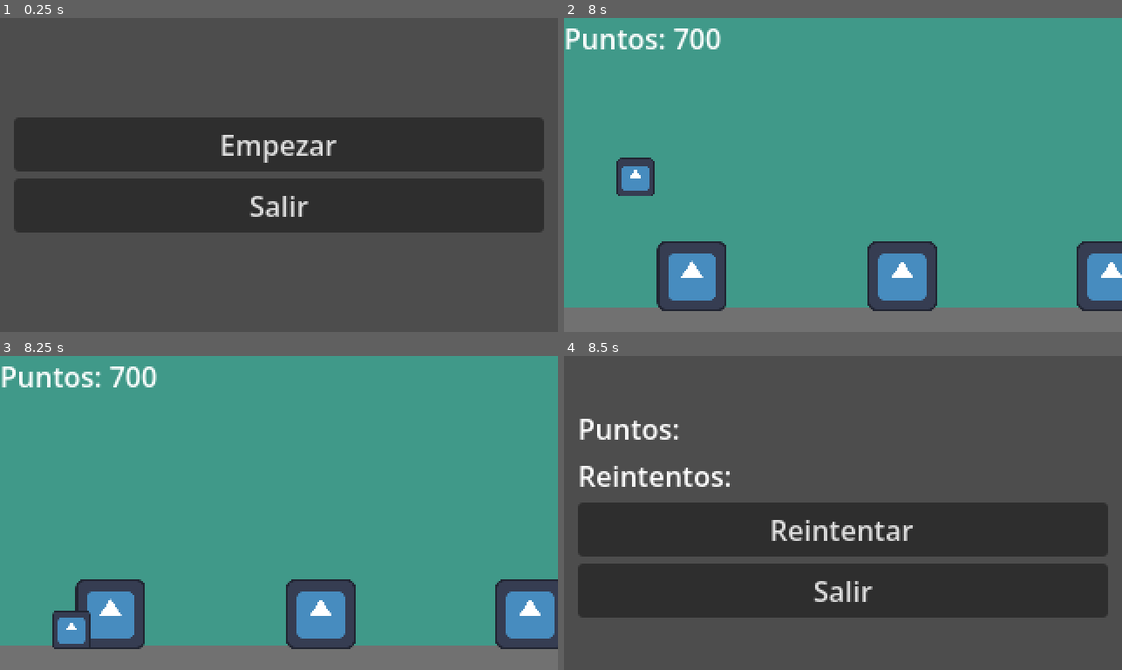
Above: before the commit, frames 1-4 (two rows, left to right).
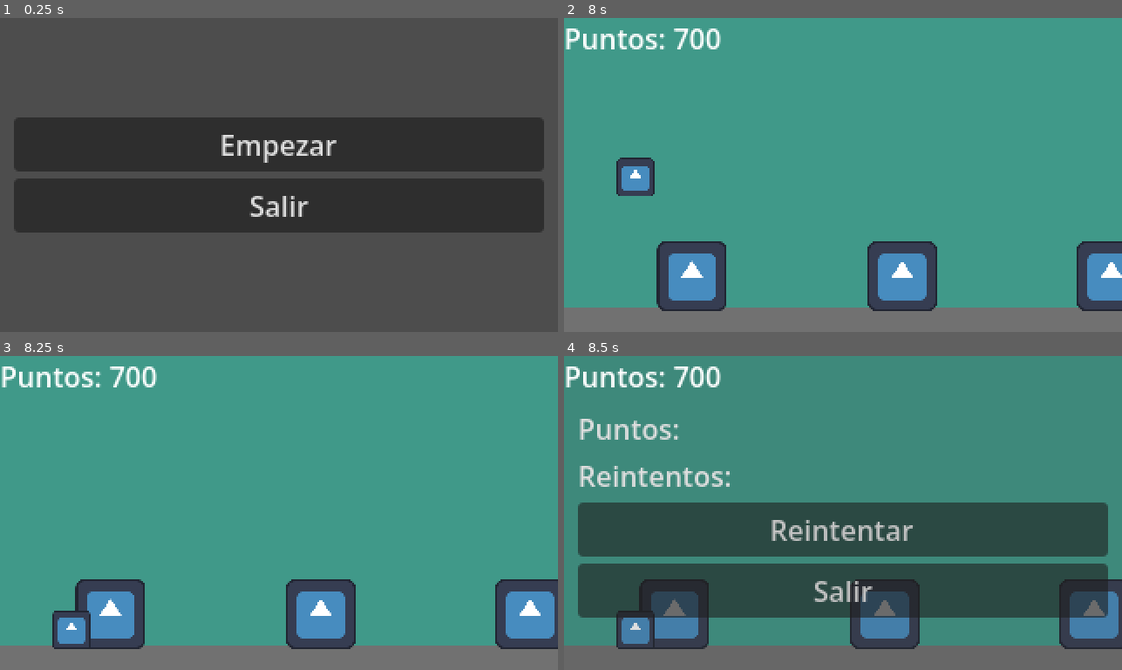
Above: after the commit, the same moments.

Repository: agusgonz/sideproject-gamejam
Game: Godot game, scene res://UI/MenuInicio.tscn
Two runs of this game, one before a commit and one after it. Both use one fixed random seed, a clock stepped at 60 frames per second and the inputs below. The engine's default icon, where the game draws it, is replaced by a stand-in: a white triangle on a blue panel in a dark square.
Inputs:
- Up to frame 1 (0.25 s): no input
- Up to frame 2 (8 s): click "Empezar" at 0.5 s; tap Enter at 1.25 s; tap Space (jump) at 1.52, 2.27, 3.77, 4.52, 5.27, 6.77, 7.52 s; hold Down (ui_down) 2.78-3.53 s; hold Down (ui_down) 5.03-5.78 s; hold Down (ui_down) from 6.53 s (still down)
- Up to frame 3 (8.25 s): release Down (ui_down) at 8.03 s
- Up to frame 4 (8.5 s): tap Space (jump) at 8.27 s

Frames 1-3 are identical in both runs. In frame 4, 95% of the frame differs, in the area x 0-100%, y 0-100%.

Commit message:
agrega gameover ui

Diff:
--- a/UI/MenuGameOver.tscn
+++ b/UI/MenuGameOver.tscn
@@ -43,4 +43,13 @@
 layout_mode = 2
 text = "Salir"
 
+[node name="ColorRect" type="ColorRect" parent="." unique_id=710395026]
+layout_mode = 1
+anchors_preset = 15
+anchor_right = 1.0
+anchor_bottom = 1.0
+grow_horizontal = 2
+grow_vertical = 2
+color = Color(0.21176471, 0.21176471, 0.21176471, 0.16470589)
+
 [connection signal="pressed" from="MarginContainer/VBoxContainer/BotonSalir" to="." method="_on_boton_salir_pressed"]
--- /dev/null
+++ b/UI/canvas_layer_ui.gd
@@ -0,0 +1,18 @@
+extends CanvasLayer
+
+@onready var menu_game_over: Control = $MenuGameOver
+
+# Called when the node enters the scene tree for the first time.
+func _ready() -> void:
+	pass # Replace with function body.
+
+
+# Called every frame. 'delta' is the elapsed time since the previous frame.
+func _process(delta: float) -> void:
+	pass
+
+func game_over() -> void:
+	menu_game_over.show()
+
+func game_restart() -> void:
+	menu_game_over.hide()
--- a/main.tscn
+++ b/main.tscn
@@ -4,6 +4,8 @@
 [ext_resource type="Script" uid="uid://bdp5vhqrwf5xd" path="res://managers/game_manager.gd" id="1_1bvp3"]
 [ext_resource type="Script" uid="uid://f1oxw8ho1ikl" path="res://managers/spawn_manager.gd" id="1_h2yge"]
 [ext_resource type="Script" uid="uid://cc8t1pymuyqbw" path="res://UI/score_label.gd" id="4_1bvp3"]
+[ext_resource type="Script" uid="uid://u7vlndwlg6w8" path="res://UI/canvas_layer_ui.gd" id="4_7mycd"]
+[ext_resource type="PackedScene" uid="uid://07qkgw2vte2n" path="res://UI/MenuGameOver.tscn" id="5_272bh"]
 
 [sub_resource type="Curve" id="Curve_1bvp3"]
 _data = [Vector2(0, 1), 0.0, 0.0, 0, 0, Vector2(1, 1), 0.0, 0.0, 0, 0]
@@ -64,15 +66,19 @@
 grow_vertical = 2
 color = Color(0.4429102, 0.44291112, 0.4429103, 1)
 
-[node name="CanvasLayer2" type="CanvasLayer" parent="." unique_id=1745616813]
+[node name="CanvasLayerUI" type="CanvasLayer" parent="." unique_id=1745616813]
+script = ExtResource("4_7mycd")
 
-[node name="ScoreLabel" type="Label" parent="CanvasLayer2" unique_id=2000804350]
+[node name="MenuGameOver" parent="CanvasLayerUI" unique_id=264812102 instance=ExtResource("5_272bh")]
+visible = false
+
+[node name="ScoreLabel" type="Label" parent="CanvasLayerUI" unique_id=2000804350]
 offset_right = 61.0
 offset_bottom = 23.0
 text = "Score: 0"
 script = ExtResource("4_1bvp3")
 
-[connection signal="score_changed" from="GameManager" to="CanvasLayer2/ScoreLabel" method="_on_game_manager_score_changed"]
+[connection signal="score_changed" from="GameManager" to="CanvasLayerUI/ScoreLabel" method="_on_game_manager_score_changed"]
 [connection signal="timeout" from="GameManager/ScoreTimer" to="GameManager" method="_on_score_timer_timeout"]
 [connection signal="timeout" from="SpawnManager/SpawnTimer" to="SpawnManager" method="_on_spawn_timer_timeout"]
 [connection signal="murio_jugador" from="Player" to="GameManager" method="_on_player_murio_jugador"]
--- a/managers/game_manager.gd
+++ b/managers/game_manager.gd
@@ -1,6 +1,7 @@
 extends Node
+signal score_changed(score)
 
-signal score_changed(score)
+@onready var canvas_layer_ui: CanvasLayer = $"../CanvasLayerUI"
 
 var score := 0:
 	set(value):
@@ -11,11 +12,9 @@
 	game_over()
 
 
-
-
 func game_over() -> void:
 	get_tree().paused = true
-	get_tree().change_scene_to_file("res://UI/MenuGameOver.tscn")
+	canvas_layer_ui.game_over()
 
 
 func _on_score_timer_timeout() -> void:
Not shown, added: UI/canvas_layer_ui.gd.uid
